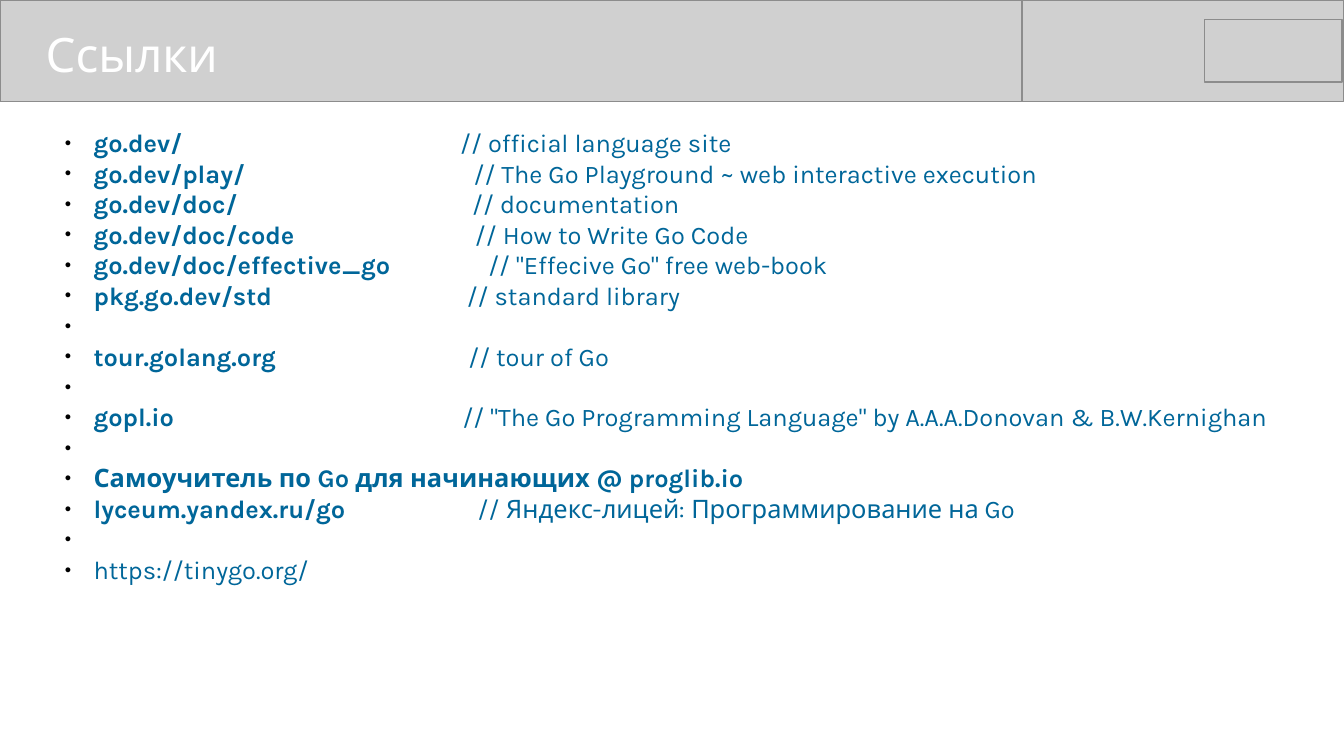
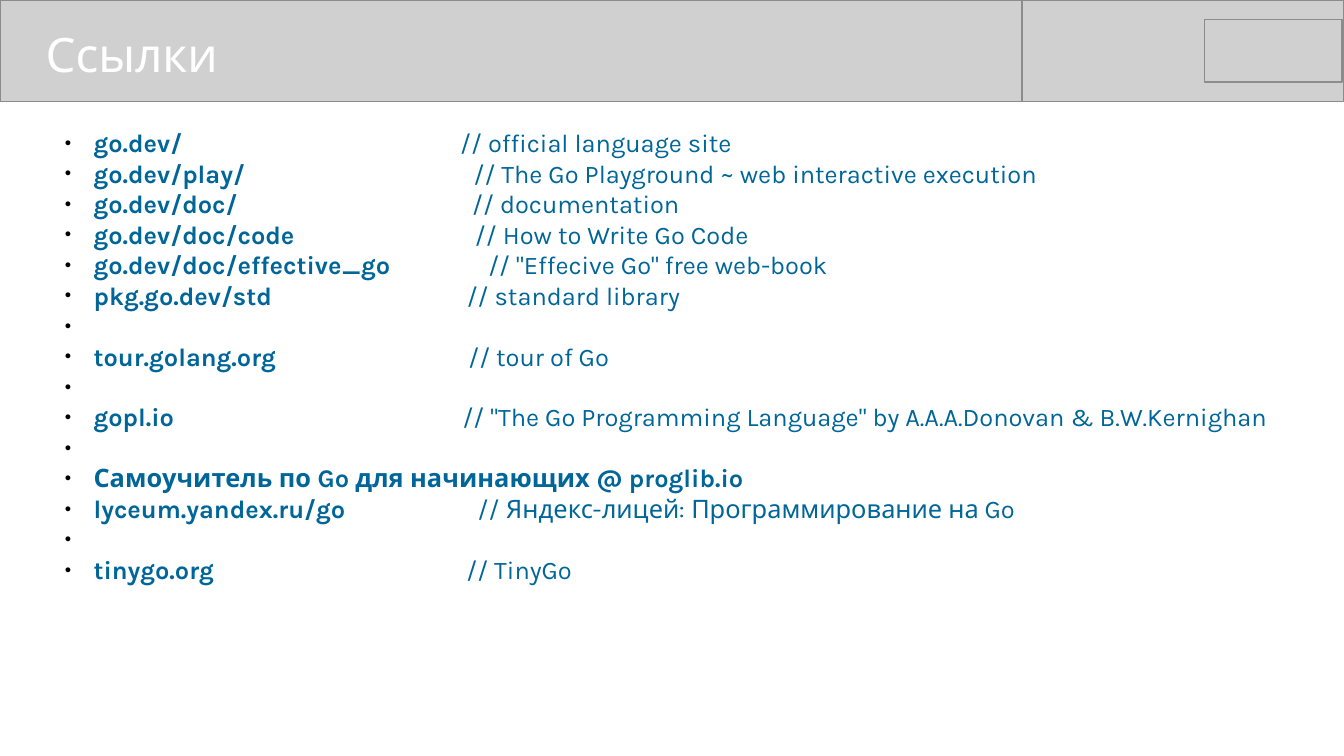
Before and after one commit to mike-shock/Go_language, a slide deck: slide 11 of Go_Intro.odp (slide 4 before the commit). Drawn at 1344x756 pixels with LibreOffice and Linux fonts; fonts in the diff are those of the drawing; grey boxes stand for pictures. Boxes give left, top, right and bottom in pixels: in the first picture for what was removed or moved away, otherwise in the second. Text is boxed around its words. In the diff, an @@ line names an element or a change of style, - is before the commit and + after.

```diff
--- a/Go_Intro.odp
+++ b/Go_Intro.odp
@@ text at <box>94,561,572,585</box>: text changed; bold on @@
-● https://tinygo.org/
+● tinygo.org // TinyGo
```
Also in this commit, not shown: 4 other slides changed, 7 slides added, 5 other files.
